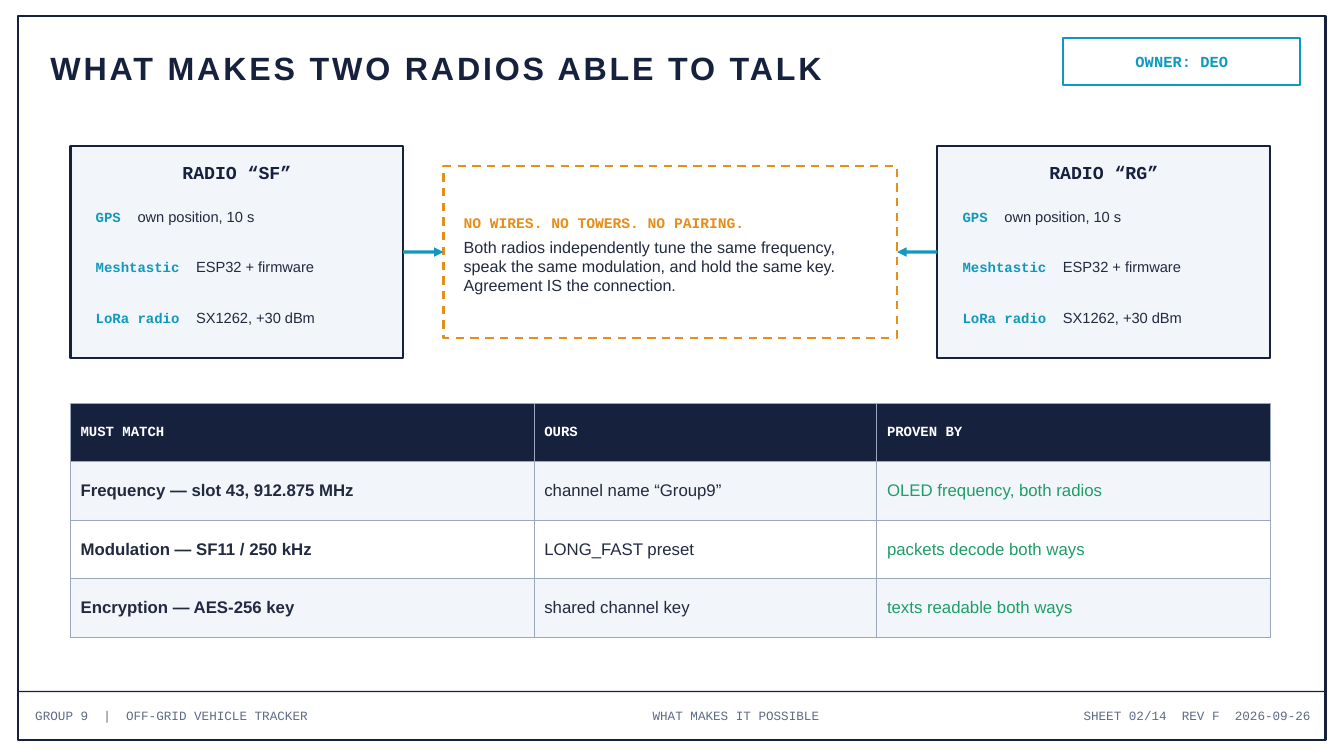
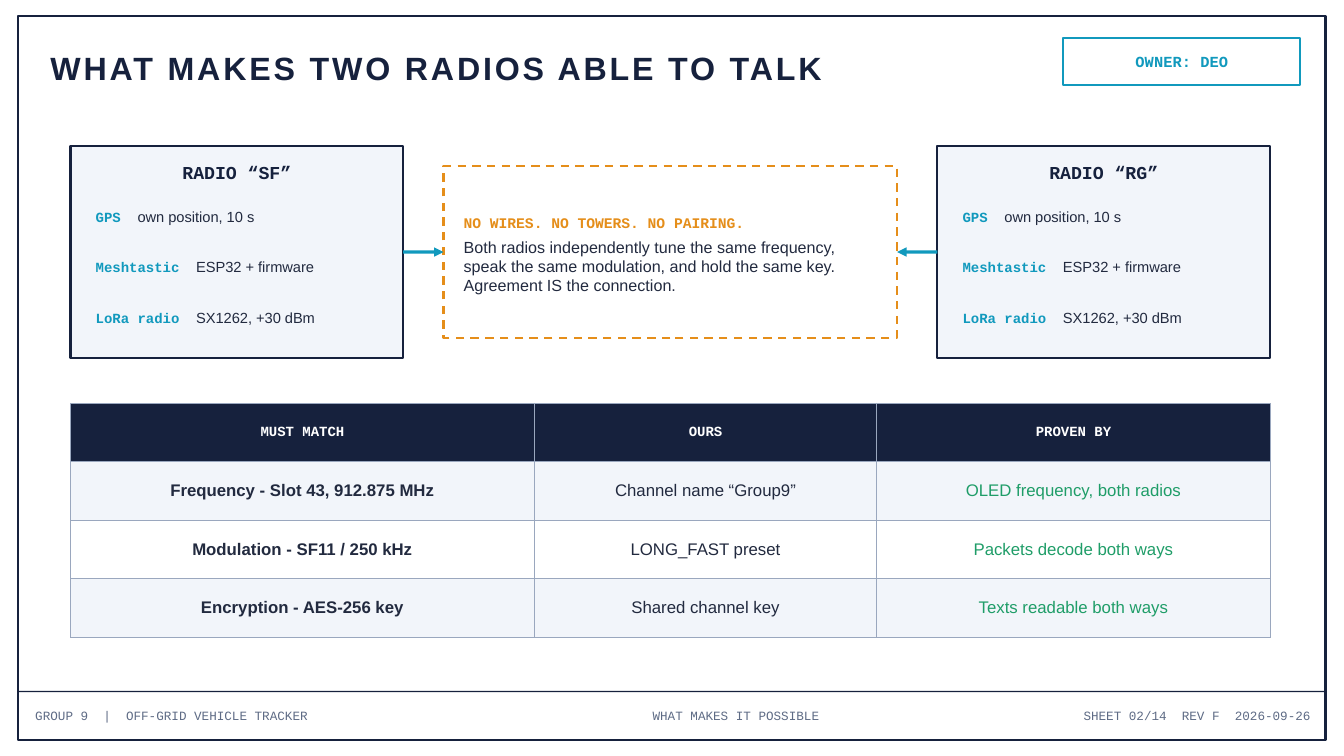
Before and after one commit to deosgracius/offgrid-vehicle-tracker, a slide deck: slide 2 of docs/presentations/Group9_Presentation5_RadioLink.pptx. Drawn at 1344x756 pixels with LibreOffice and Linux fonts; fonts in the diff are those of the drawing. Boxes give left, top, right and bottom in pixels: in the first picture for what was removed or moved away, otherwise in the second. Text is boxed around its words. In the diff, an @@ line names an element or a change of style, - is before the commit and + after.

```diff
--- a/docs/presentations/Group9_Presentation5_RadioLink.pptx
+++ b/docs/presentations/Group9_Presentation5_RadioLink.pptx
@@ table at <box>71,403,1270,637</box> @@
-row 2, column 1: Frequency — slot 43, 912.875 MHz
+row 2, column 1: Frequency - Slot 43, 912.875 MHz
-row 2, column 2: channel name “Group9”
+row 2, column 2: Channel name “Group9”
-row 3, column 1: Modulation — SF11 / 250 kHz
+row 3, column 1: Modulation - SF11 / 250 kHz
-row 3, column 3: packets decode both ways
+row 3, column 3: Packets decode both ways
-row 4: Encryption — AES-256 key | shared channel key | texts readable both ways
+row 4: Encryption - AES-256 key | Shared channel key | Texts readable both ways
@@ alignment left to centre @@
```
Also in this commit, not shown: 8 other slides changed.
